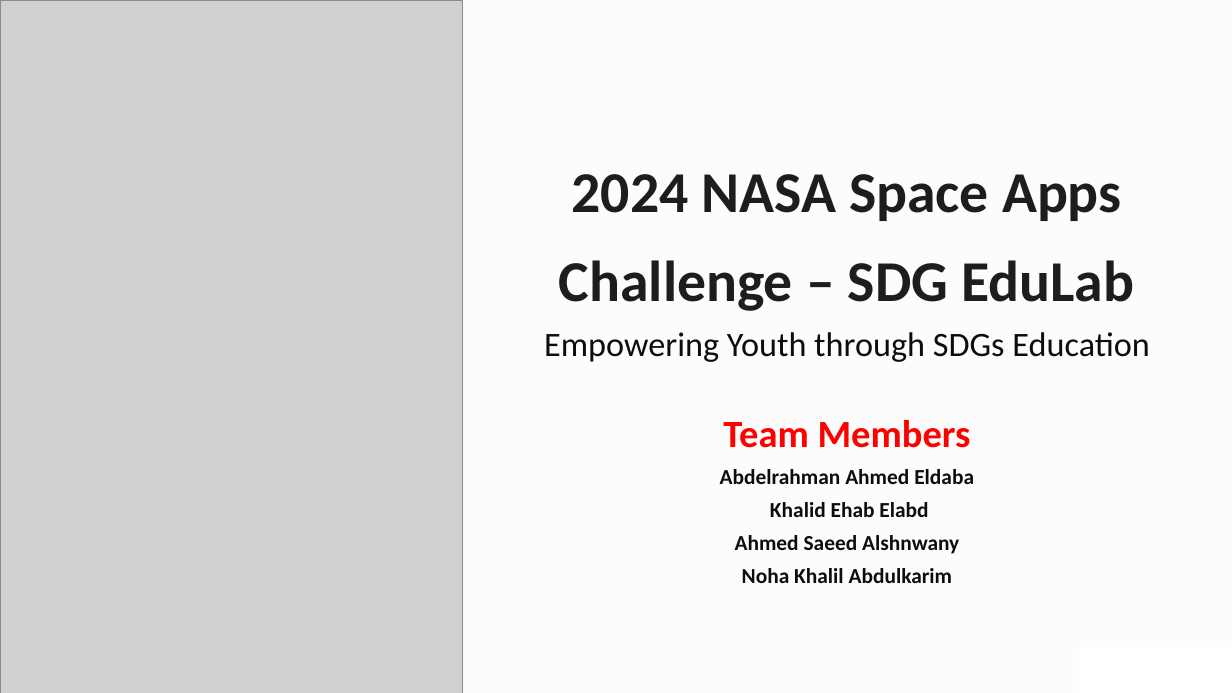
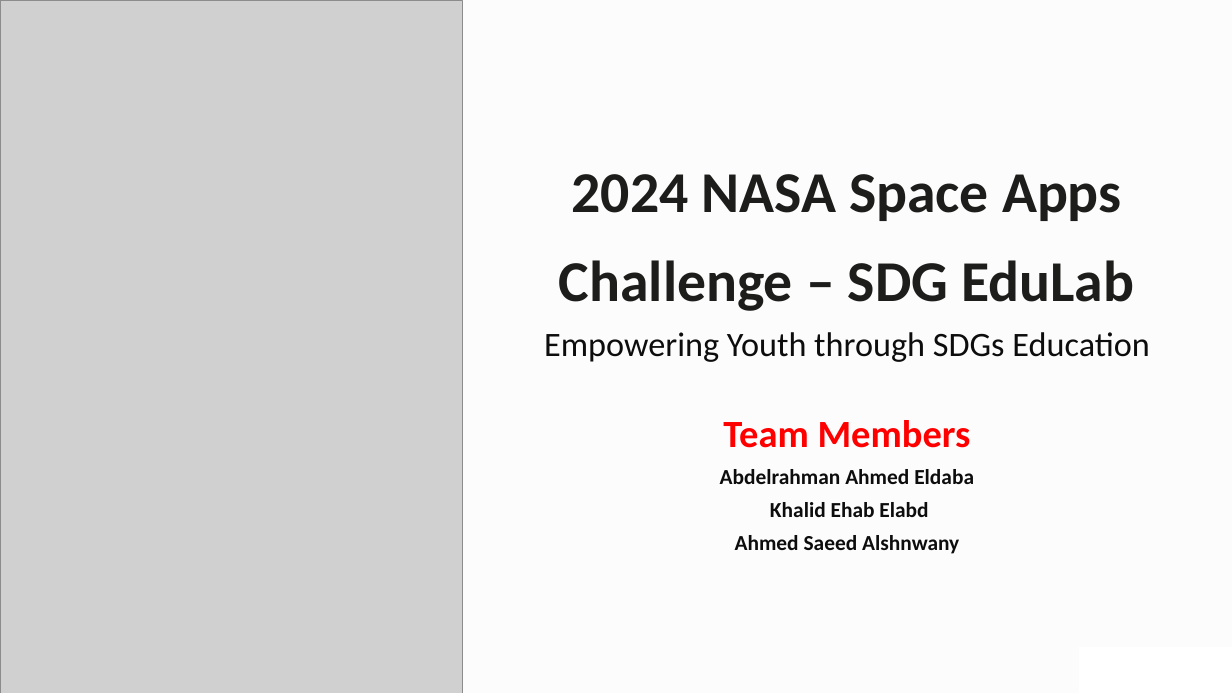
Before and after one commit to Abdelrahman47-code/Nasa-Space-Apps-2024-SDG-EduLab, a slide deck: slide 1 of src/assets/2024-NASA-Space-Apps-Challenge.pptx. Drawn at 1232x693 pixels with LibreOffice and Linux fonts; fonts in the diff are those of the drawing; grey boxes stand for pictures; background and template pictures are left out. Boxes give left, top, right and bottom in pixels: in the first picture for what was removed or moved away, otherwise in the second. Text is boxed around its words. In the diff, an @@ line names an element or a change of style, - is before the commit and + after.

```diff
--- a/src/assets/2024-NASA-Space-Apps-Challenge.pptx
+++ b/src/assets/2024-NASA-Space-Apps-Challenge.pptx
@@ text at <box>742,568,953,583</box>: paragraph removed @@
-Noha Khalil Abdulkarim
```
Also in this commit, not shown: 5 other slides changed, 1 slide removed, 3 other files.
